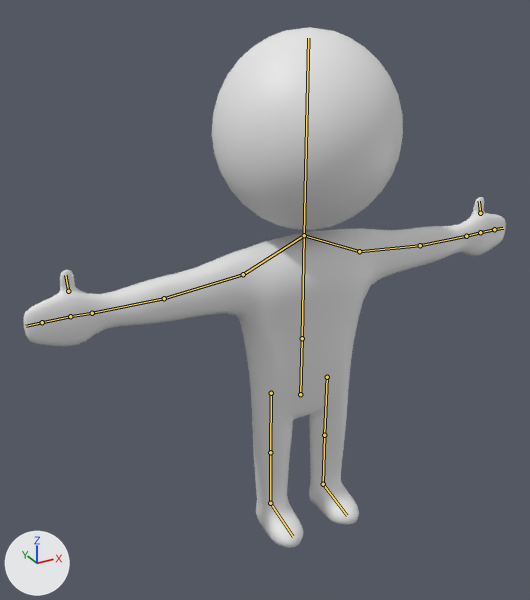
Two versions of the Blender file Content/Models/Humanoid.blend, one commit apart.
Rendered twice from a 50 mm camera at (-3.5, -5.6, 3.15) aimed at (-0.26, 0.3, 0.21). Lighting does not change. The marker at lower left points along +X, +Y and +Z. The bones that bend it are drawn over the model as lines.

In view in the first picture: 'Body', 'Head'.
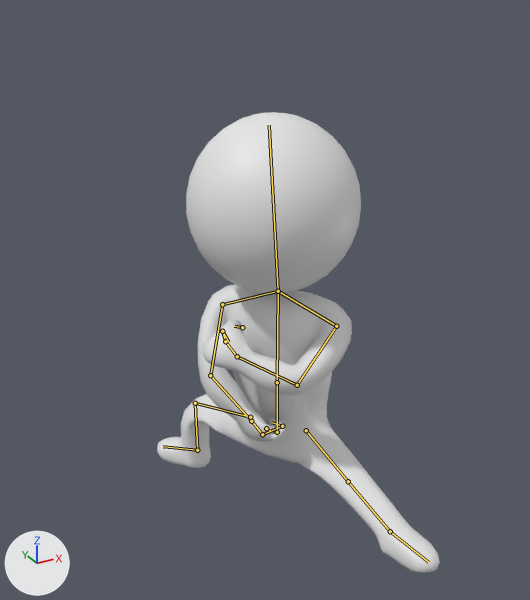
The newer file adds an action. The first version stands in its rest pose; the second is drawn at frame 4 of the action 'Stance2'.

Location of each change, [x1, y1, x2, y2] in pixels of the pictures (530 x 600 px):
'Body', posed (41% narrower, 18% shorter): before [23, 197, 506, 548]; after [157, 284, 440, 573]
'Head', posed (8% narrower, 11% shorter): before [212, 27, 403, 230]; after [186, 112, 361, 293]
bone 'LowerSpine', root to tip: before (300, 394) to (302, 338); after (277, 432) to (277, 382)
bone 'UpperArm_L', root to tip: before (359, 251) to (420, 245); after (336, 326) to (297, 385)
bone 'LowerArm_L', root to tip: before (420, 245) to (466, 236); after (297, 385) to (237, 356)
bone 'Wrist_L', root to tip: before (466, 236) to (480, 232); after (237, 356) to (225, 341)
bone 'LowerHand_L', root to tip: before (480, 232) to (494, 229); after (225, 341) to (222, 331)
bone 'UpperHand_L', root to tip: before (494, 229) to (503, 228); after (222, 331) to (228, 341)
bone 'Thumb_L', root to tip: before (480, 213) to (479, 201); after (242, 327) to (234, 326)
bone 'UpperArm_R', root to tip: before (243, 274) to (164, 298); after (222, 304) to (210, 375)
bone 'LowerArm_R', root to tip: before (164, 298) to (92, 313); after (210, 375) to (251, 421)
bone 'Wrist_R', root to tip: before (92, 313) to (70, 316); after (251, 421) to (262, 434)
bone 'LowerHand_R', root to tip: before (70, 316) to (42, 322); after (262, 434) to (282, 426)
bone 'UpperHand_R', root to tip: before (42, 322) to (26, 326); after (282, 426) to (272, 422)
bone 'Thumb_R', root to tip: before (68, 291) to (65, 275); after (266, 428) to (271, 431)
bone 'Head', root to tip: before (304, 235) to (308, 38); after (278, 291) to (269, 125)
bone 'UpperLeg_L', root to tip: before (327, 377) to (324, 435); after (306, 430) to (348, 481)
bone 'Foot_L', root to tip: before (323, 484) to (347, 515); after (390, 531) to (428, 562)
bone 'UpperLeg_R', root to tip: before (271, 393) to (270, 452); after (250, 417) to (195, 403)
bone 'LowerLeg_R', root to tip: before (270, 452) to (270, 503); after (195, 403) to (197, 450)

The change, as a list of edits to the scene's bpy script:
```text
Change bone_lowerspine:
    where bone_lowerspine = bpy.data.objects['Humanoid'].pose.bones['LowerSpine']
    bone_lowerspine.location: (0.0, 0.0, 0.0) -> (0.0, -0.75, -0.49)
    bone_lowerspine.rotation_quaternion: (1.0, 0.0, 0.0, 0.0) -> (0.896, 0.0, -0.444, 0.0)  # degrees (0, 0, 0) -> degrees (0, -53, 0)
Change bone_upperarm_l:
    where bone_upperarm_l = bpy.data.objects['Humanoid'].pose.bones['UpperArm_L']  # child of 'Shoulder_L'
    bone_upperarm_l.rotation_quaternion: (1.0, 0.0, 0.0, 0.0) -> (0.646, 0.661, 0.005, -0.382)  # degrees (0, 0, 0) -> degrees (82, 31, -35)
Change bone_lowerarm_l:
    where bone_lowerarm_l = bpy.data.objects['Humanoid'].pose.bones['LowerArm_L']  # child of 'UpperArm_L'
    bone_lowerarm_l.rotation_quaternion: (1.0, 0.0, 0.0, 0.0) -> (0.762, 0.641, 0.002, -0.094)  # degrees (0, 0, 0) -> degrees (80, 7, -8)
Change bone_wrist_l:
    where bone_wrist_l = bpy.data.objects['Humanoid'].pose.bones['Wrist_L']  # child of 'LowerArm_L'
    bone_wrist_l.rotation_quaternion: (1.0, 0.0, 0.0, 0.0) -> (-0.758, -0.137, -0.626, -0.116)  # degrees (0, 0, 0) -> degrees (63, 67, 62)
Change bone_lowerhand_l:
    where bone_lowerhand_l = bpy.data.objects['Humanoid'].pose.bones['LowerHand_L']  # child of 'Wrist_L'
    bone_lowerhand_l.rotation_quaternion: (1.0, 0.0, 0.0, 0.0) -> (0.775, 0.582, -0.243, 0.039)  # degrees (0, 0, 0) -> degrees (77, -25, -14)
Change bone_upperhand_l:
    where bone_upperhand_l = bpy.data.objects['Humanoid'].pose.bones['UpperHand_L']  # child of 'LowerHand_L'
    bone_upperhand_l.rotation_quaternion: (1.0, 0.0, 0.0, 0.0) -> (0.435, 0.857, 0.026, -0.274)  # degrees (0, 0, 0) -> degrees (123, 30, -13)
Change bone_thumb_l:
    where bone_thumb_l = bpy.data.objects['Humanoid'].pose.bones['Thumb_L']  # child of 'Wrist_L'
    bone_thumb_l.rotation_quaternion: (1.0, 0.0, 0.0, 0.0) -> (0.257, 0.433, 0.432, 0.748)  # degrees (0, 0, 0) -> degrees (74, -25, 123)
Change bone_upperarm_r:
    where bone_upperarm_r = bpy.data.objects['Humanoid'].pose.bones['UpperArm_R']  # child of 'Shoulder_R'
    bone_upperarm_r.rotation_quaternion: (1.0, 0.0, 0.0, 0.0) -> (0.598, 0.678, -0.34, 0.259)  # degrees (0, 0, 0) -> degrees (103, -49, -13)
Change bone_lowerarm_r:
    where bone_lowerarm_r = bpy.data.objects['Humanoid'].pose.bones['LowerArm_R']  # child of 'UpperArm_R'
    bone_lowerarm_r.rotation_quaternion: (1.0, 0.0, 0.0, 0.0) -> (0.833, 0.452, -0.307, 0.086)  # degrees (0, 0, 0) -> degrees (60, -36, -10)
Change bone_wrist_r:
    where bone_wrist_r = bpy.data.objects['Humanoid'].pose.bones['Wrist_R']  # child of 'LowerArm_R'
    bone_wrist_r.rotation_quaternion: (1.0, 0.0, 0.0, 0.0) -> (0.989, -0.131, 0.025, -0.058)  # degrees (0, 0, 0) -> degrees (-15, 2, -7)
Change bone_lowerhand_r:
    where bone_lowerhand_r = bpy.data.objects['Humanoid'].pose.bones['LowerHand_R']  # child of 'Wrist_R'
    bone_lowerhand_r.rotation_quaternion: (1.0, 0.0, 0.0, 0.0) -> (0.704, 0.67, 0.214, -0.099)  # degrees (0, 0, 0) -> degrees (89, 26, 9)
Change bone_upperhand_r:
    where bone_upperhand_r = bpy.data.objects['Humanoid'].pose.bones['UpperHand_R']  # child of 'LowerHand_R'
    bone_upperhand_r.rotation_quaternion: (1.0, 0.0, 0.0, 0.0) -> (0.385, 0.895, 0.224, -0.013)  # degrees (0, 0, 0) -> degrees (136, 11, 24)
Change bone_thumb_r:
    where bone_thumb_r = bpy.data.objects['Humanoid'].pose.bones['Thumb_R']  # child of 'Wrist_R'
    bone_thumb_r.rotation_quaternion: (1.0, 0.0, 0.0, 0.0) -> (0.195, 0.98, -0.024, 0.041)  # degrees (0, 0, 0) -> degrees (158, -5, -2)
Change bone_head:
    where bone_head = bpy.data.objects['Humanoid'].pose.bones['Head']  # child of 'UpperSpine'
    bone_head.rotation_quaternion: (1.0, 0.0, 0.0, 0.0) -> (0.998, 0.07, 0.0, 0.0)  # degrees (0, 0, 0) -> degrees (8, 0, 0)
Change bone_upperleg_l:
    where bone_upperleg_l = bpy.data.objects['Humanoid'].pose.bones['UpperLeg_L']  # child of 'LowerSpine'
    bone_upperleg_l.rotation_quaternion: (1.0, 0.0, 0.0, 0.0) -> (0.713, -0.286, -0.473, 0.431)  # degrees (0, 0, 0) -> degrees (-64, -25, 78)
Change bone_foot_l:
    where bone_foot_l = bpy.data.objects['Humanoid'].pose.bones['Foot_L']  # child of 'LowerLeg_L'
    bone_foot_l.rotation_quaternion: (1.0, 0.0, 0.0, 0.0) -> (0.864, 0.0, 0.0, -0.504)  # degrees (0, 0, 0) -> degrees (0, 0, -60)
Change bone_upperleg_r:
    where bone_upperleg_r = bpy.data.objects['Humanoid'].pose.bones['UpperLeg_R']  # child of 'LowerSpine'
    bone_upperleg_r.rotation_quaternion: (1.0, 0.0, 0.0, 0.0) -> (0.5, -0.5, 0.5, -0.5)  # degrees (0, 0, 0) -> degrees (-90, 0, -90)
Change bone_lowerleg_r:
    where bone_lowerleg_r = bpy.data.objects['Humanoid'].pose.bones['LowerLeg_R']  # child of 'UpperLeg_R'
    bone_lowerleg_r.rotation_quaternion: (1.0, 0.0, 0.0, 0.0) -> (0.707, 0.0, 0.0, 0.707)  # degrees (0, 0, 0) -> degrees (0, 0, 90)
```
